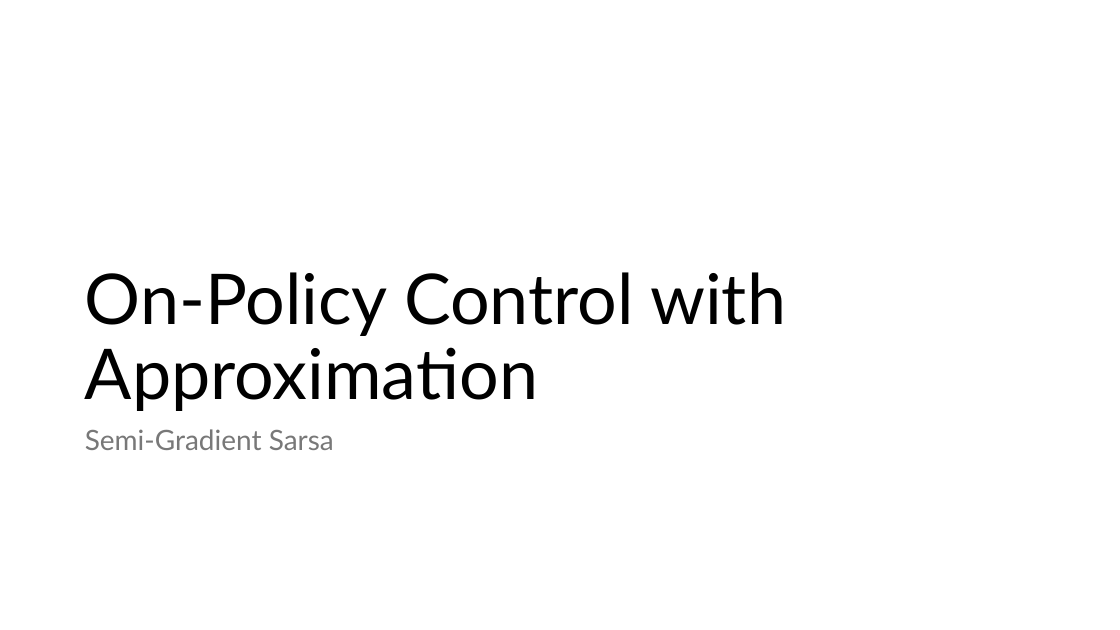
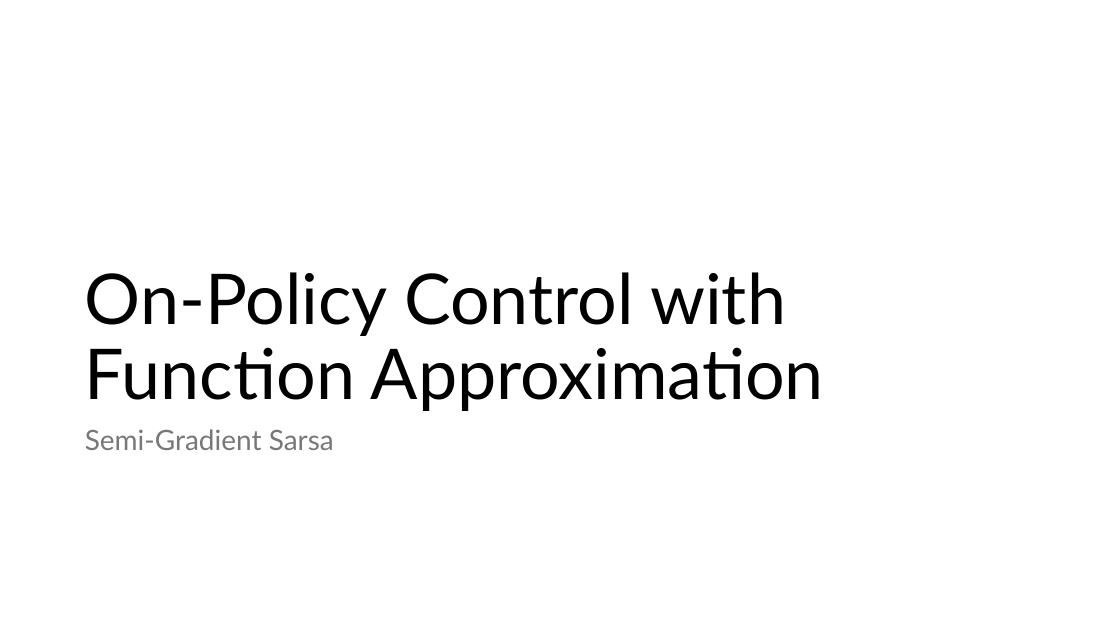
Before and after one commit to mhahsler/Introduction_to_Reinforcement_Learning, a slide deck: slide 34 of slides/Lecture_Chapter09.pptx. Drawn at 1120x630 pixels with LibreOffice and Linux fonts; fonts in the diff are those of the drawing. Boxes give left, top, right and bottom in pixels: in the first picture for what was removed or moved away, otherwise in the second. Text is boxed around its words. In the diff, an @@ line names an element or a change of style, - is before the commit and + after.

```diff
--- a/slides/Lecture_Chapter09.pptx
+++ b/slides/Lecture_Chapter09.pptx
@@ title at bbox=[85, 272, 824, 411]: text changed @@
-On-Policy Control with Approximation
+On-Policy Control with Function Approximation
```
Also in this commit, not shown: 11 other slides changed, 2 slides added, 3 other files.
